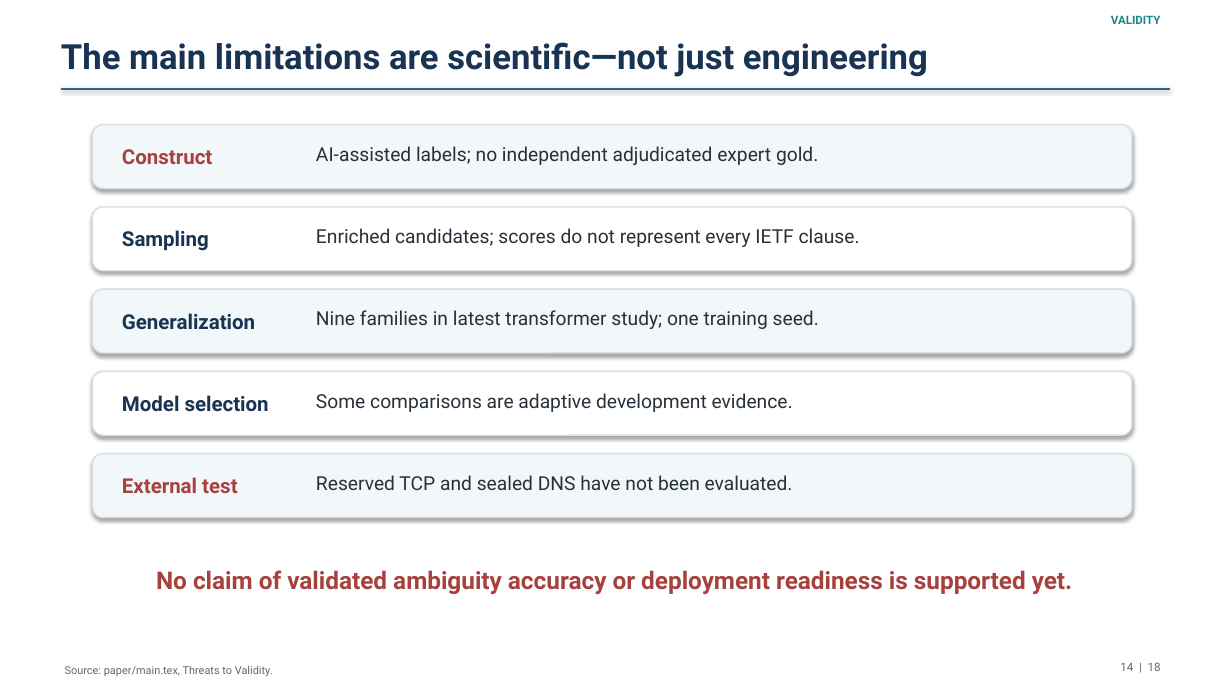
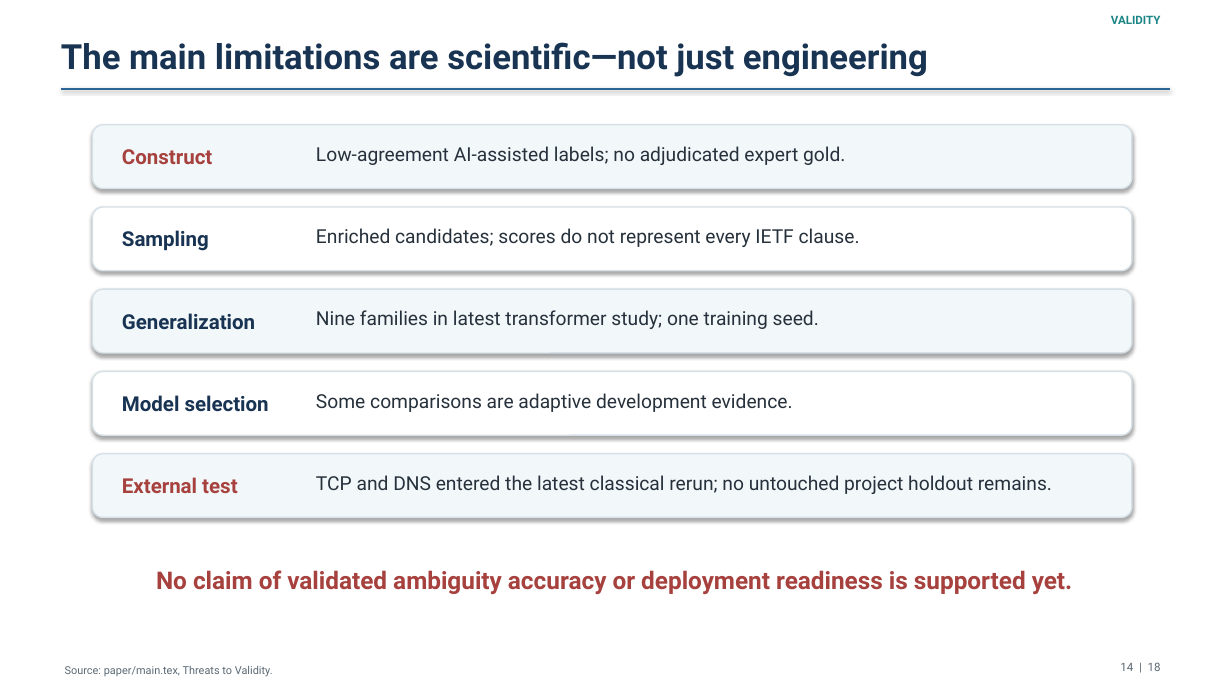
Before and after one commit to osama-elkhuriby/ietf-ambiguity-detection, a slide deck: slide 14 of paper/presentation/ietf_ambiguity_detection_presentation.pptx. Drawn at 1232x693 pixels with LibreOffice and Linux fonts; fonts in the diff are those of the drawing. Boxes give left, top, right and bottom in pixels: in the first picture for what was removed or moved away, otherwise in the second. Text is boxed around its words. In the diff, an @@ line names an element or a change of style, - is before the commit and + after.

```diff
--- a/paper/presentation/ietf_ambiguity_detection_presentation.pptx
+++ b/paper/presentation/ietf_ambiguity_detection_presentation.pptx
@@ text at (x1=316, y1=146, x2=845, y2=165): text changed @@
-AI-assisted labels; no independent adjudicated expert gold.
+Low-agreement AI-assisted labels; no adjudicated expert gold.
@@ text at (x1=316, y1=475, x2=1052, y2=494): text changed @@
-Reserved TCP and sealed DNS have not been evaluated.
+TCP and DNS entered the latest classical rerun; no untouched project holdout remains.
```
Also in this commit, not shown: 7 other slides changed, 2 slides added, 2 slides removed, 29 other files.
